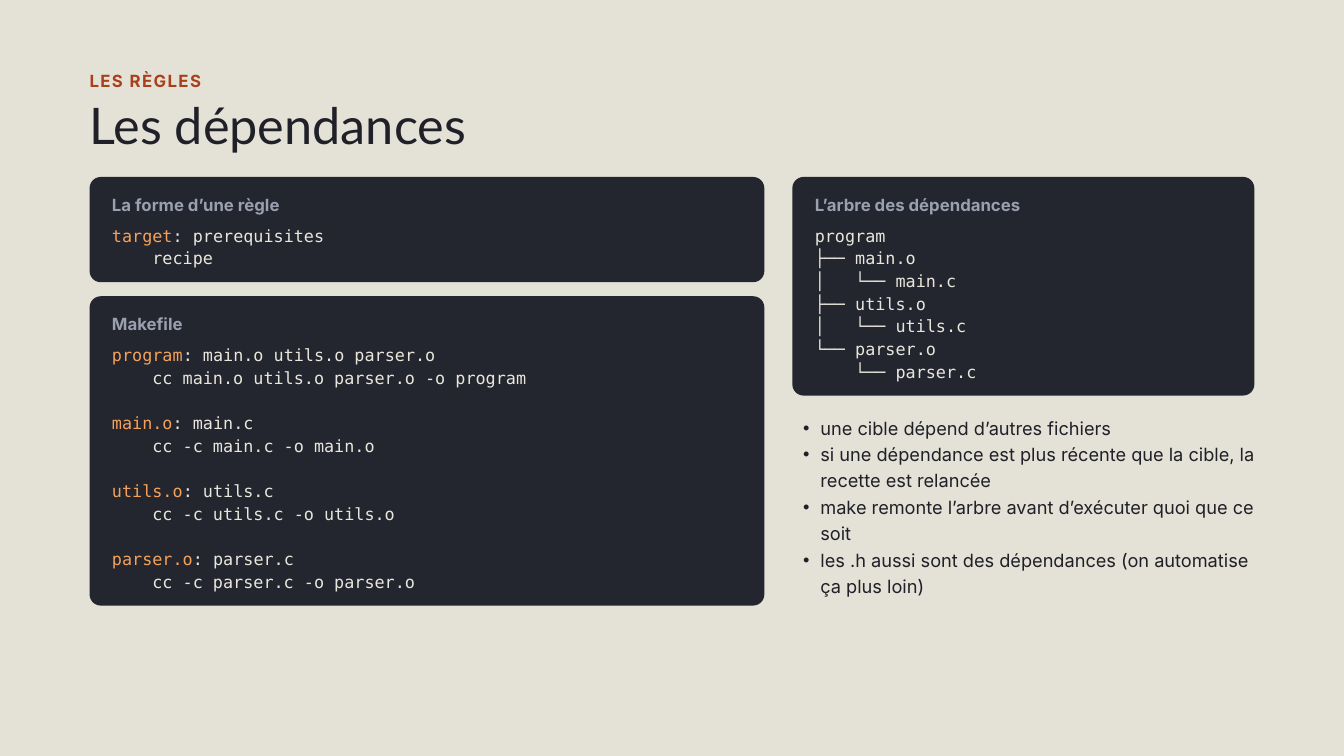
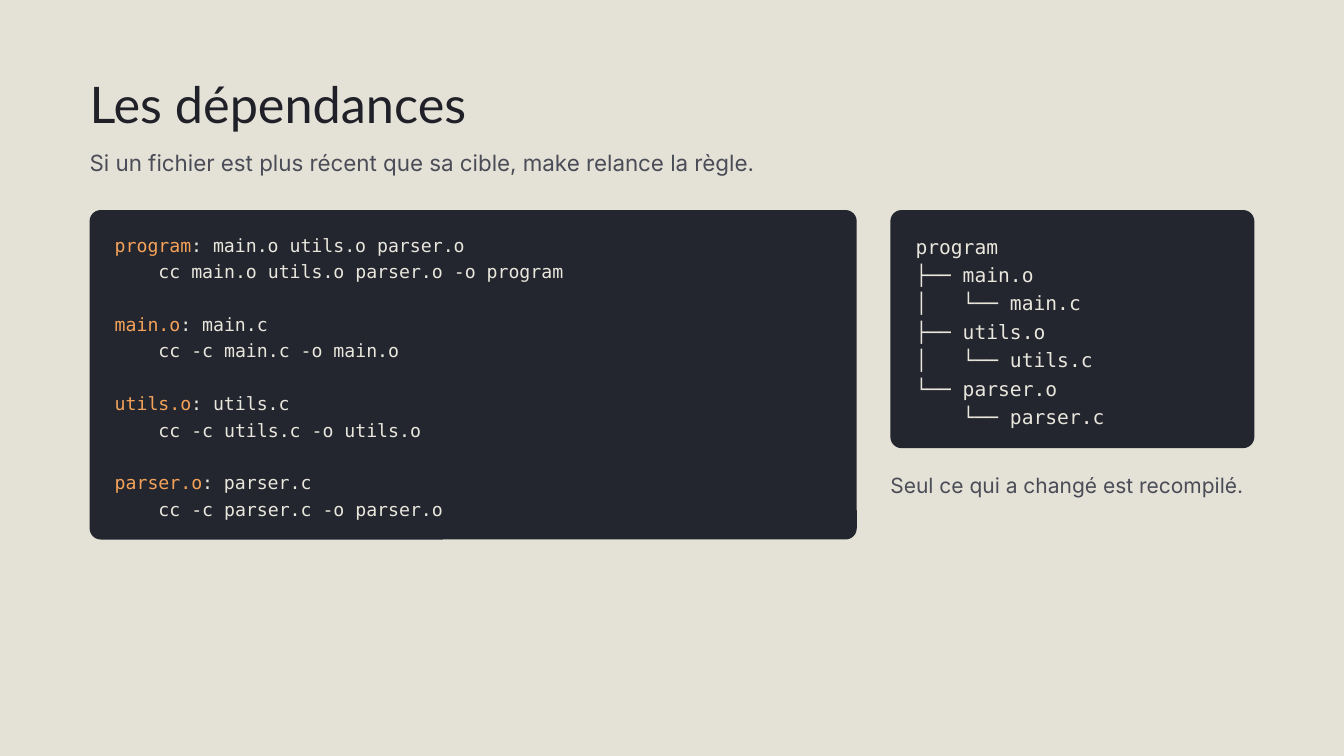
Before and after one commit to Blaeste/42-know, a slide deck: slide 4 of Makefile.pptx. Drawn at 1344x756 pixels with LibreOffice and Linux fonts; fonts in the diff are those of the drawing. Boxes give left, top, right and bottom in pixels: in the first picture for what was removed or moved away, otherwise in the second. Text is boxed around its words. In the diff, an @@ line names an element or a change of style, - is before the commit and + after.

```diff
--- a/Makefile.pptx
+++ b/Makefile.pptx
@@ title "Les dépendances": place and size @@
-title "Les dépendances" at [90,107,466,153]
+title "Les dépendances" at [90,86,466,132]
@@ text removed at [90,73,201,87] @@
-LES RÈGLES
@@ rounded rectangle removed at [90,177,764,282] @@
@@ text added at [90,154,754,176], 16 pt, text #4A4C57 @@
+Si un fichier est plus récent que sa cible, make relance la règle.
@@ rounded rectangle removed at [792,177,1254,396] @@
@@ text removed at [112,198,280,215] @@
-La forme d’une règle
@@ text removed at [815,198,1021,215] @@
-L’arbre des dépendances
@@ rounded rectangle "program: main.o utils.o parser.o": place and size @@
-rounded rectangle "program: main.o utils.o parser.o" at [112,348,526,592]
+rounded rectangle "program: main.o utils.o parser.o" at [90,210,857,539]
@@ rounded rectangle "program: main.o utils.o parser.o" at [90,210,857,539]: size 12 to 13 pt; line spacing 16.2pt to 18.9pt; fill none to #23252F @@
@@ text removed at [112,229,324,268] @@
-target: prerequisites
-recipe
@@ rounded rectangle "program": place and size @@
-rounded rectangle "program" at [815,232,977,382]
+rounded rectangle "program" at [890,210,1254,448]
@@ rounded rectangle "program" at [890,210,1254,448]: size 12 to 14 pt; line spacing 16.2pt to 20.3pt; fill none to #23252F @@
@@ rounded rectangle removed at [90,296,764,606] @@
@@ text removed at [112,317,183,330] @@
-Makefile
@@ text removed at [820,421,1255,597] @@
-• une cible dépend d’autres fichiers
-• si une dépendance est plus récente que la cible, la recette est relancée
-• make remonte l’arbre avant d’exécuter quoi que ce soit
-• les .h aussi sont des dépendances (on automatise ça plus loin)
@@ text added at [890,477,1243,498], 15 pt, text #4A4C57 @@
+Seul ce qui a changé est recompilé.
```
Also in this commit, not shown: 10 other slides changed, 10 slides added, 12 slides removed, 3 other files.
